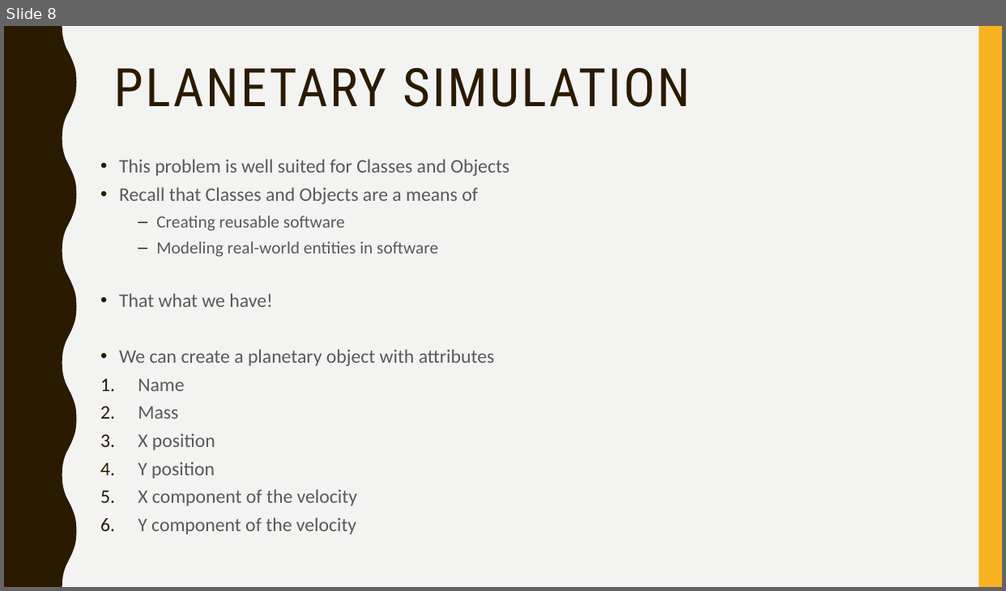
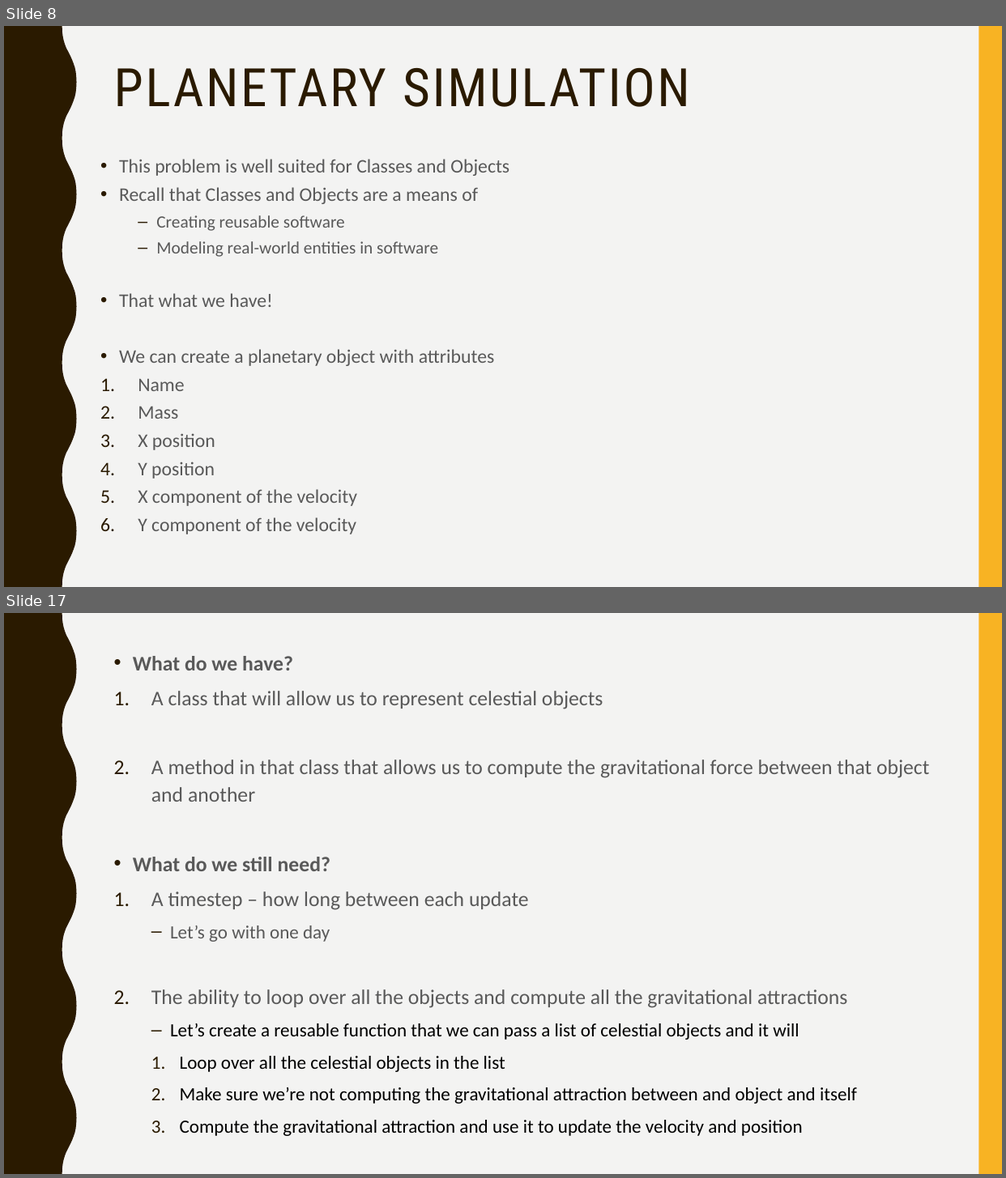
Before and after one commit to narock/scientific_computing_course, a slide deck: 05_Simulation_and_Complexity/05_Simulation_and_Complexity.pptx. Shown one above the other, each under a label of ours: slide 8 before the commit, slides 8 and 17 after it; the slides between them are not shown. The pictures are 1006x591 and 1006x1178 pixels, drawn with LibreOffice and Linux fonts; fonts in the diff are those of the drawing. Boxes give left, top, right and bottom in pixels: in the first picture for what was removed or moved away, otherwise in the second. Text is boxed around its words. In the diff, an @@ line names an element or a change of style, - is before the commit and + after.

```diff
--- a/05_Simulation_and_Complexity/05_Simulation_and_Complexity.pptx
+++ b/05_Simulation_and_Complexity/05_Simulation_and_Complexity.pptx
@@ slide 17 added at (4, 613, 1002, 1174), background #F3F3F2; not listed: 2 template elements that a slide beside it also shows @@
@@ text added at (133, 656, 929, 1136), 18 pt, text #595959 @@
+• What do we have?
+1. A class that will allow us to represent celestial objects
+2. A method in that class that allows us to compute the gravitational force between that object and another
+• What do we still need?
+1. A timestep – how long between each update
+  – Let’s go with one day
+2. The ability to loop over all the objects and compute all the gravitational attractions
+  – Let’s create a reusable function that we can pass a list of celestial objects and it will
+  1. Loop over all the celestial objects in the list
+  2. Make sure we’re not computing the gravitational attraction between and object and itself
+  3. Compute the gravitational attraction and use it to update the velocity and position
```
Also in this commit, not shown: 21 other slides added, 26 other files.
